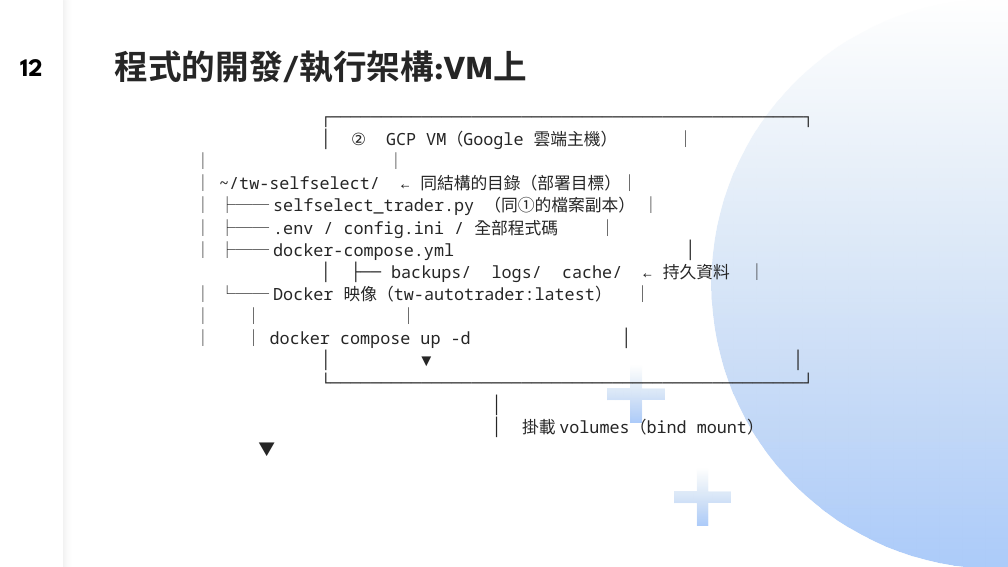
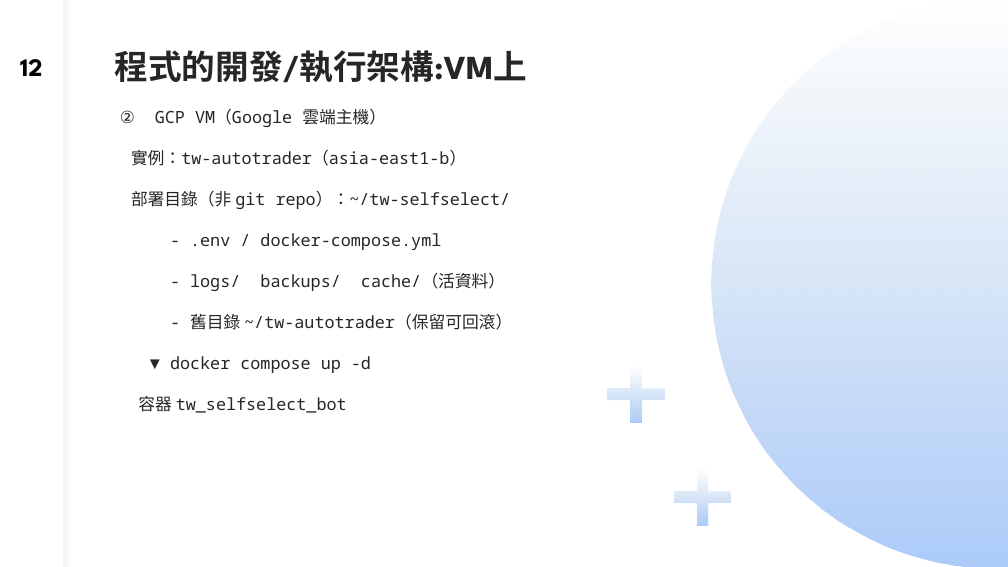
Before and after one commit to dinchentech/tw-selfselect, a slide deck: slide 12 of plans/ppt/TW-SELFSELECT台股買賣自動化系統-W2-講稿版.pptx. Drawn at 1008x567 pixels with LibreOffice and Linux fonts; fonts in the diff are those of the drawing. Boxes give left, top, right and bottom in pixels: in the first picture for what was removed or moved away, otherwise in the second. Text is boxed around its words. In the diff, an @@ line names an element or a change of style, - is before the commit and + after.

Commit message:
plans/ppt：部署章節改成 deploy_source.sh 流程（W2 s11–s17、W6 s2/s13）
- W2 三層架構圖重畫（Local → deploy_source.sh → VM ~/tw-selfselect → 容器 tw_selfselect_bot），
  說明 whl 進 git、p12／ini 不進、舊目錄保留可回滾
- W2 s14–s16 拿掉 pyarmor／加密版／deploy_crypted/deploy_user；改成 ./deploy_source.sh
  （preflight 測試 → build → SSH 直傳 → 載入 → 驗指紋）與四個掛載
- W2 s17 指令速查更新：./deploy_source.sh、docker compose down/up、docker logs tw_selfselect_bot
- W6 s2 講稿第五步、W6 s13 內文/講稿改成 deploy_source.sh；s13 舊 deploy_user.sh 截圖移除留提示
- 修剪圖文後以 LibreOffice 抽頁確認版面

```diff
--- a/plans/ppt/TW-SELFSELECT台股買賣自動化系統-W2-講稿版.pptx
+++ b/plans/ppt/TW-SELFSELECT台股買賣自動化系統-W2-講稿版.pptx
@@ text at <box>120,109,512,413</box>: text changed @@
-┌───────────────────────────────────────────────┐
-│ ② GCP VM（Google 雲端主機） │
-│ │
-│ ~/tw-selfselect/ ← 同結構的目錄（部署目標）│
-│ ├── selfselect_trader.py （同①的檔案副本） │
-│ ├── .env / config.ini / 全部程式碼 │
-│ ├── docker-compose.yml │
-│ ├── backups/ logs/ cache/ ← 持久資料 │
-│ └── Docker 映像（tw-autotrader:latest） │
-│ │ │
-│ │ docker compose up -d │
-│ ▼ │
-└───────────────────────────────────────────────┘
-│
-│ 掛載 volumes（bind mount）
-▼
+② GCP VM（Google 雲端主機）
+實例：tw-autotrader（asia-east1-b）
+部署目錄（非 git repo）：~/tw-selfselect/
+- .env / docker-compose.yml
+- logs/ backups/ cache/（活資料）
+- 舊目錄 ~/tw-autotrader（保留可回滾）
+▼ docker compose up -d
+容器 tw_selfselect_bot
```
Also in this commit, not shown: 7 other slides changed, 2 other files.
